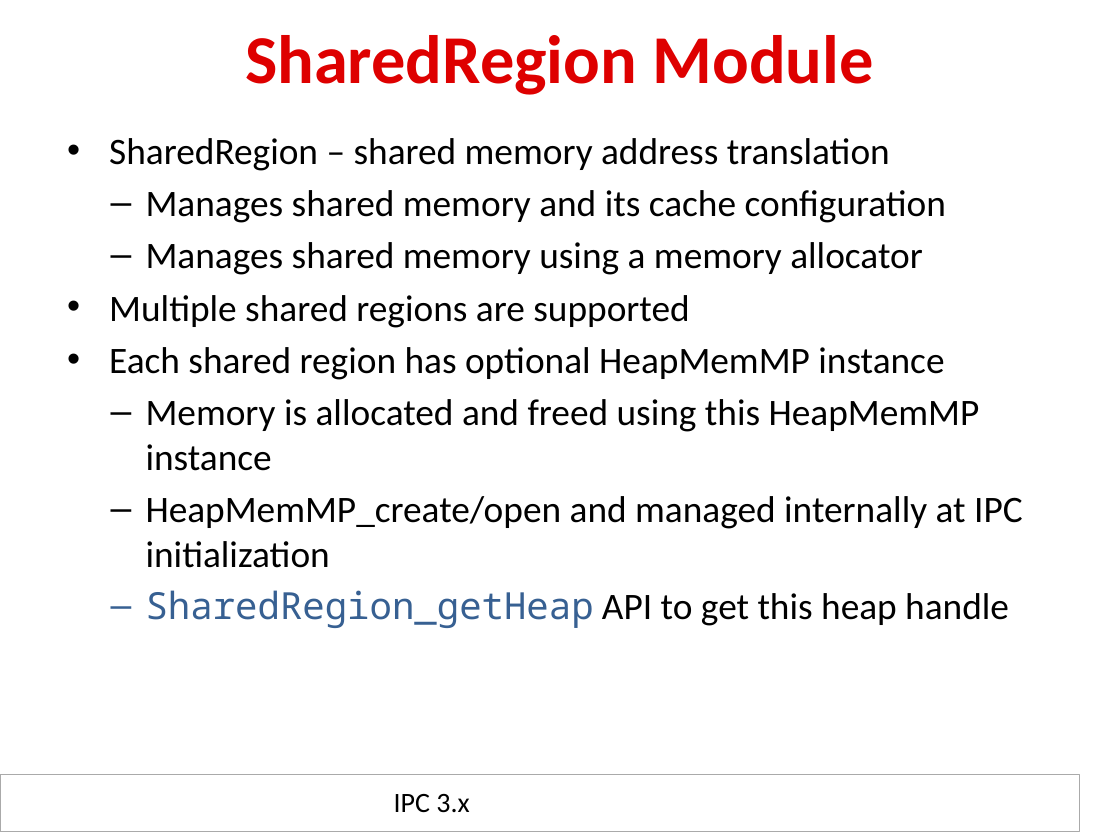
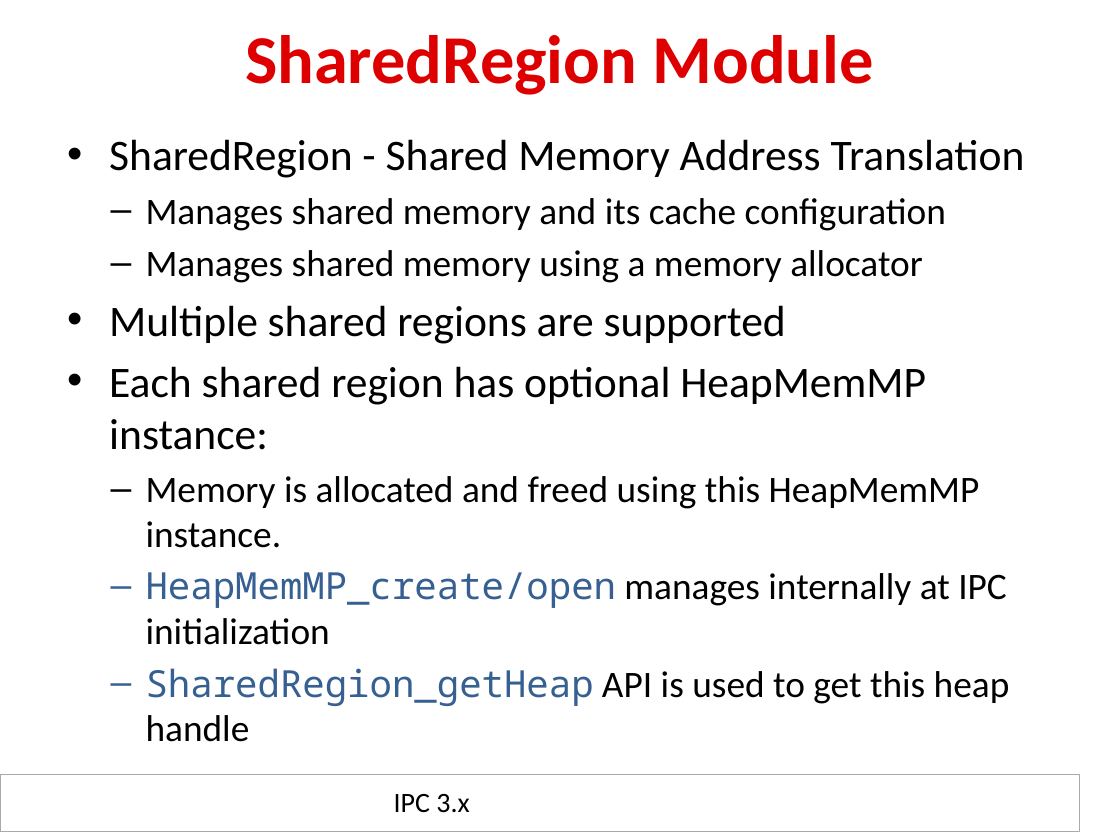
Before and after one commit to hari1989/keystone-workshop, a slide deck: slide 28 of preliminary/ipcForTI_RTOS_Internal.pptx (slide 32 before the commit). Drawn at 1120x840 pixels with LibreOffice and Linux fonts; fonts in the diff are those of the drawing; background and template pictures are left out. Boxes give left, top, right and bottom in pixels: in the first picture for what was removed or moved away, otherwise in the second. Text is boxed around its words. In the diff, an @@ line names an element or a change of style, - is before the commit and + after.

Commit message:
Edited and formatted. Reimported graphics. RJH

```diff
--- a/preliminary/ipcForTI_RTOS_Internal.pptx
+++ b/preliminary/ipcForTI_RTOS_Internal.pptx
@@ text at bbox=[109, 139, 1025, 178]: text changed; size 24 to 28 pt @@
-• SharedRegion – shared memory address translation
+• SharedRegion - Shared Memory Address Translation
@@ text at bbox=[109, 305, 786, 344]: size 24 to 28 pt in "Multiple shared regions are supported" @@
@@ text at bbox=[109, 366, 1010, 742]: text changed @@
-• Each shared region has optional HeapMemMP instance
-  – Memory is allocated and freed using this HeapMemMP instance
-  – HeapMemMP_create/open and managed internally at IPC initialization
-  – SharedRegion_getHeap API to get this heap handle
+• Each shared region has optional HeapMemMP instance:
+  – Memory is allocated and freed using this HeapMemMP instance.
+  – HeapMemMP_create/open manages internally at IPC initialization
+  – SharedRegion_getHeap API is used to get this heap handle
```
Also in this commit, not shown: 36 other slides changed, 1 slide added, 6 slides removed.
